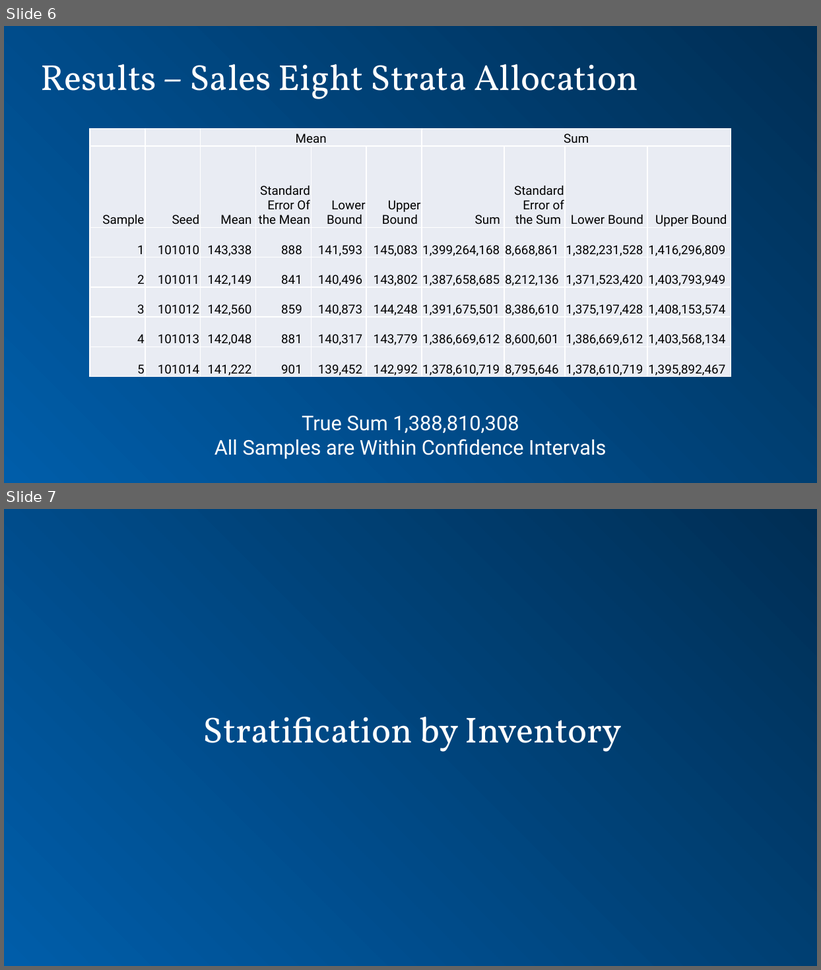
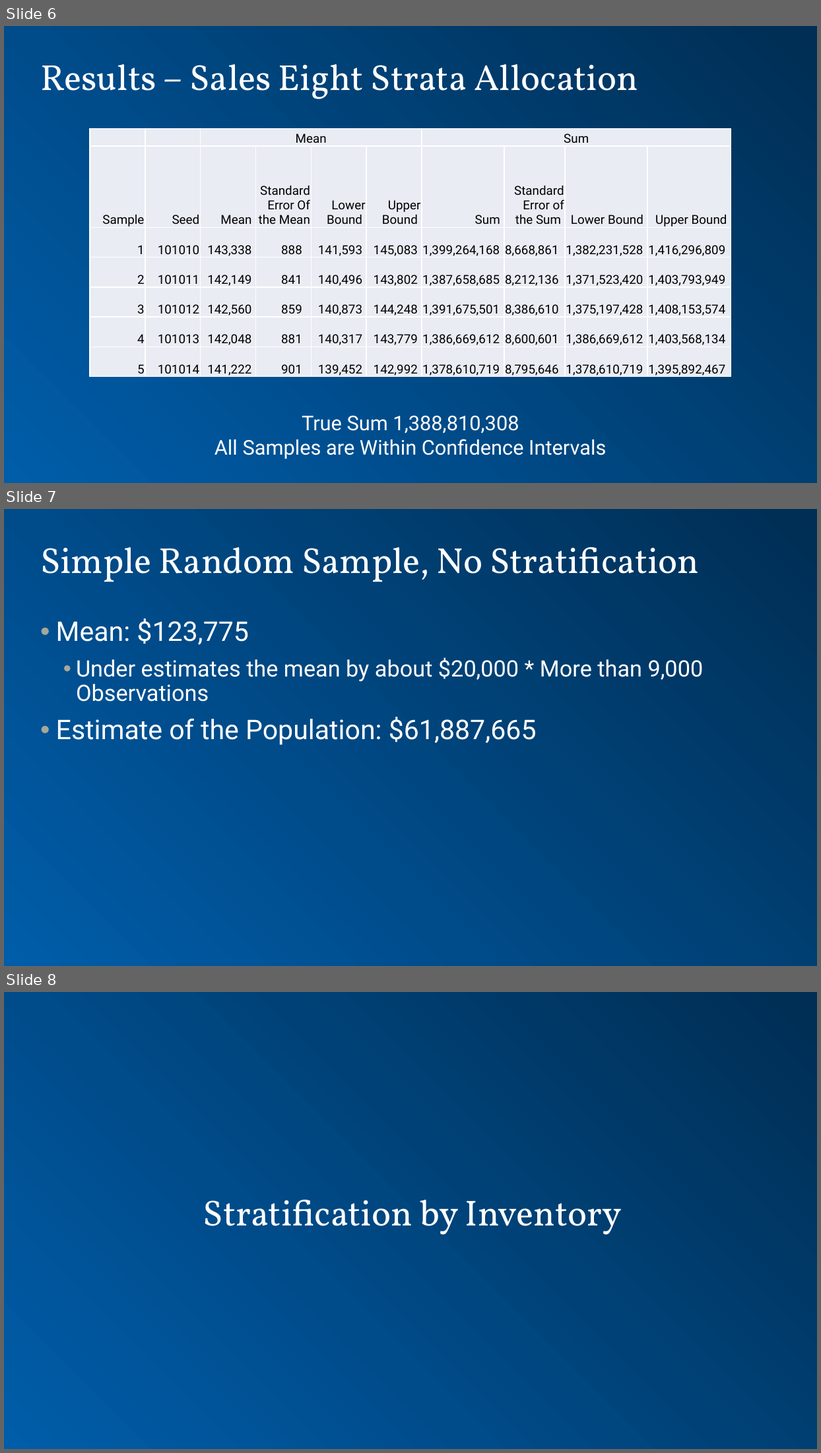
Before and after one commit to dpmurraygt/MSDS6370Project, a slide deck: presentation - Sales.pptx. Shown one above the other, each under a label of ours: slides 6 and 7 before the commit, slides 6, 7 and 8 after it. The pictures are 821x970 and 821x1453 pixels, drawn with LibreOffice and Linux fonts; fonts in the diff are those of the drawing; background and template pictures are left out. Boxes give left, top, right and bottom in pixels: in the first picture for what was removed or moved away, otherwise in the second. Text is boxed around its words. In the diff, an @@ line names an element or a change of style, - is before the commit and + after.

Commit message:
Added sales sample without stratification

```diff
--- a/presentation - Sales.pptx
+++ b/presentation - Sales.pptx
@@ slide 7 added at (4, 509, 817, 966), background gradient #002F54 to #005DA9 @@
@@ title added at (40, 547, 699, 582), 32 pt, text #FFFFFF @@
+Simple Random Sample, No Stratification
@@ text added at (56, 619, 704, 745), 20 pt, text #FFFFFF @@
+• Mean: $123,775
+  • Under estimates the mean by about $20,000 * More than 9,000 Observations
+• Estimate of the Population: $61,887,665
@@ what was slide 7 is now slide 8 @@
```
Also in this commit, not shown: 16 other files.
